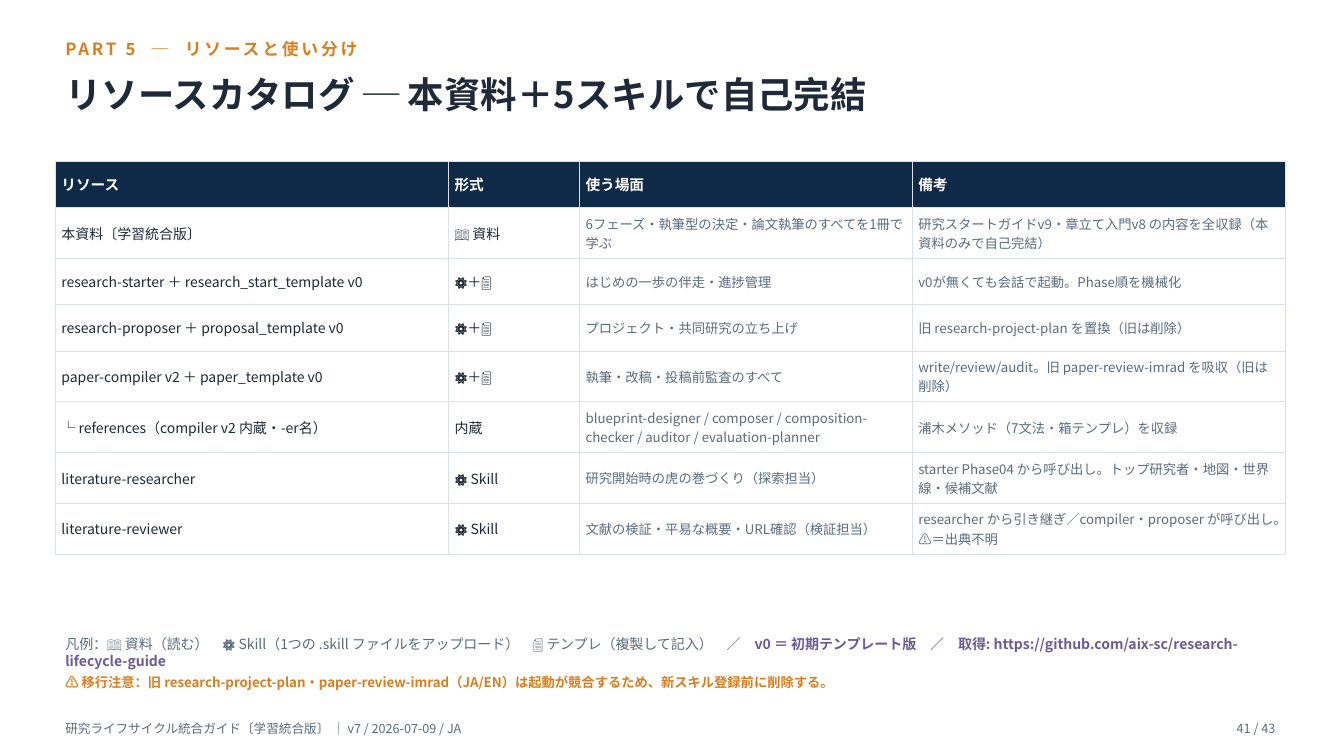
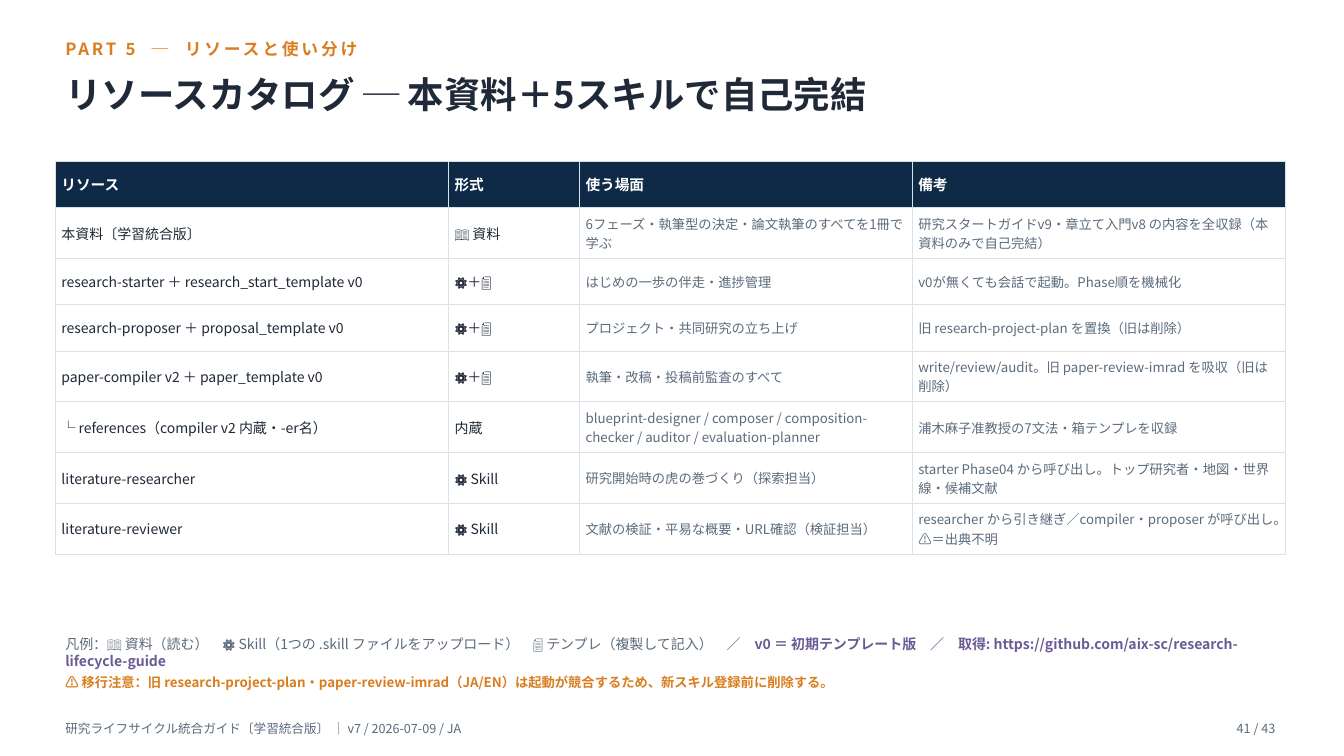
Before and after one commit to aix-sc/research-lifecycle-guide, a slide deck: slide 41 of docs/20260709_Research_Lifecycle_Guide_v7_JA.pptx. Drawn at 1344x756 pixels with LibreOffice and Linux fonts; fonts in the diff are those of the drawing. Boxes give left, top, right and bottom in pixels: in the first picture for what was removed or moved away, otherwise in the second. Text is boxed around its words. In the diff, an @@ line names an element or a change of style, - is before the commit and + after.

```diff
--- a/docs/20260709_Research_Lifecycle_Guide_v7_JA.pptx
+++ b/docs/20260709_Research_Lifecycle_Guide_v7_JA.pptx
@@ table at <box>55,161,1286,549</box> @@
-row 6, column 4: 浦木メソッド（7文法・箱テンプレ）を収録
+row 6, column 4: 浦木麻子准教授の7文法・箱テンプレを収録
```
Also in this commit, not shown: 4 other slides changed, 6 other files.
